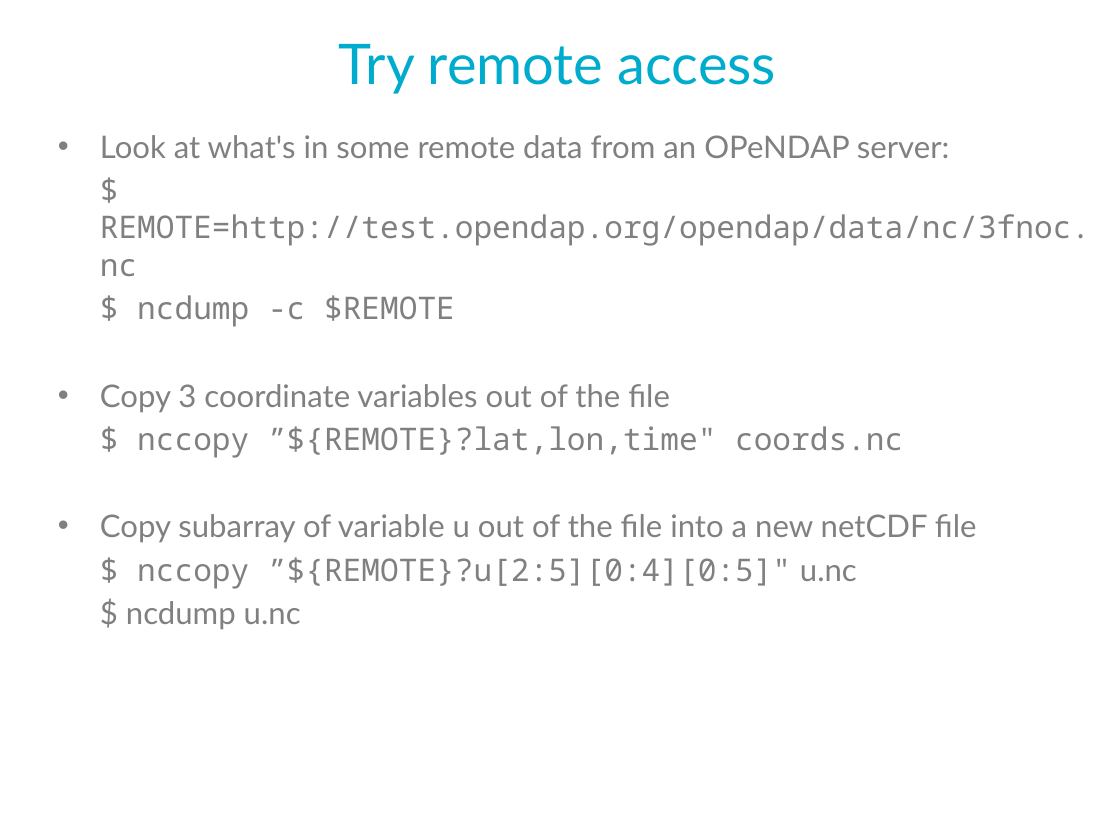
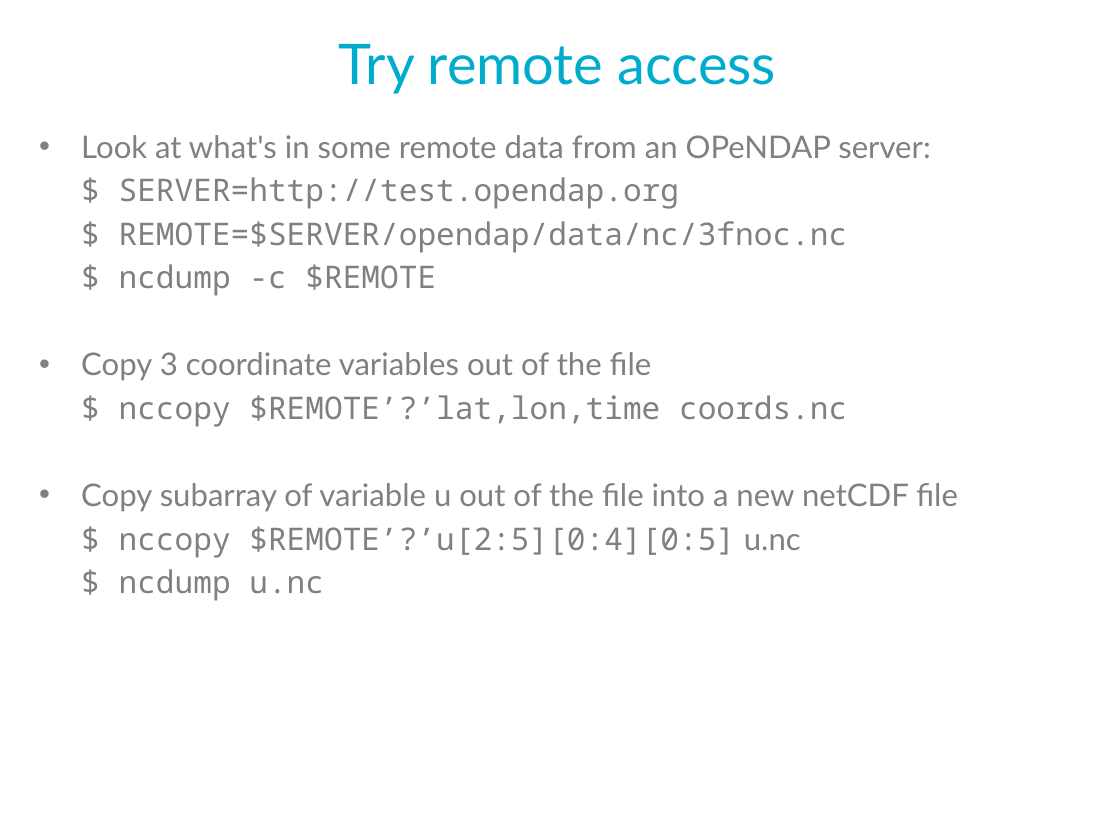
Before and after one commit to Unidata/python-workshop, a slide deck: slide 38 of presentations/netcdf-intro.pptx (slide 39 before the commit). Drawn at 1120x840 pixels with LibreOffice and Linux fonts; fonts in the diff are those of the drawing; background and template pictures are left out. Boxes give left, top, right and bottom in pixels: in the first picture for what was removed or moved away, otherwise in the second. Text is boxed around its words. In the diff, an @@ line names an element or a change of style, - is before the commit and + after.

```diff
--- a/presentations/netcdf-intro.pptx
+++ b/presentations/netcdf-intro.pptx
@@ text "Look at what's in some ...": place and size @@
-text "Look at what's in some ..." at box(100, 135, 1090, 630)
+text "Look at what's in some ..." at box(81, 135, 958, 601)
@@ text at box(119, 177, 848, 253): text changed @@
-$ REMOTE=http://test.opendap.org/opendap/data/nc/3fnoc.nc
+$ SERVER=http://test.opendap.org
+$ REMOTE=$SERVER/opendap/data/nc/3fnoc.nc
@@ text at box(119, 395, 847, 427): text changed @@
-$ nccopy ”${REMOTE}?lat,lon,time" coords.nc
+$ nccopy $REMOTE’?’lat,lon,time coords.nc
@@ text at box(119, 526, 801, 558): text changed @@
-$ nccopy ”${REMOTE}?u[2:5][0:4][0:5]" u.nc
+$ nccopy $REMOTE’?’u[2:5][0:4][0:5] u.nc
@@ text at box(119, 569, 324, 601): font Lato to Noto Sans Mono in "$ ncdump u.nc" @@
```
Also in this commit, not shown: 1 other slide changed, 1 other file.
